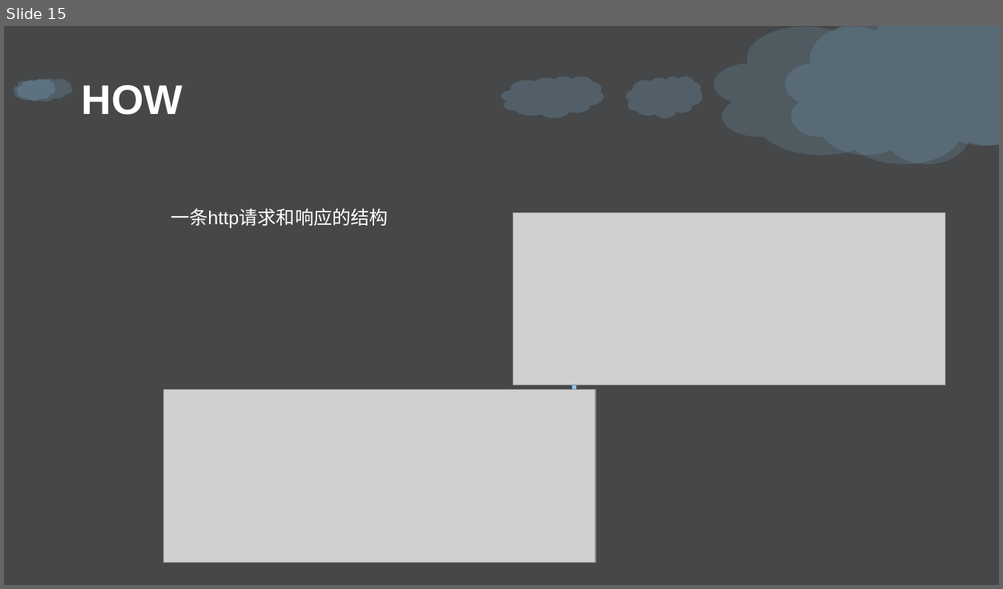
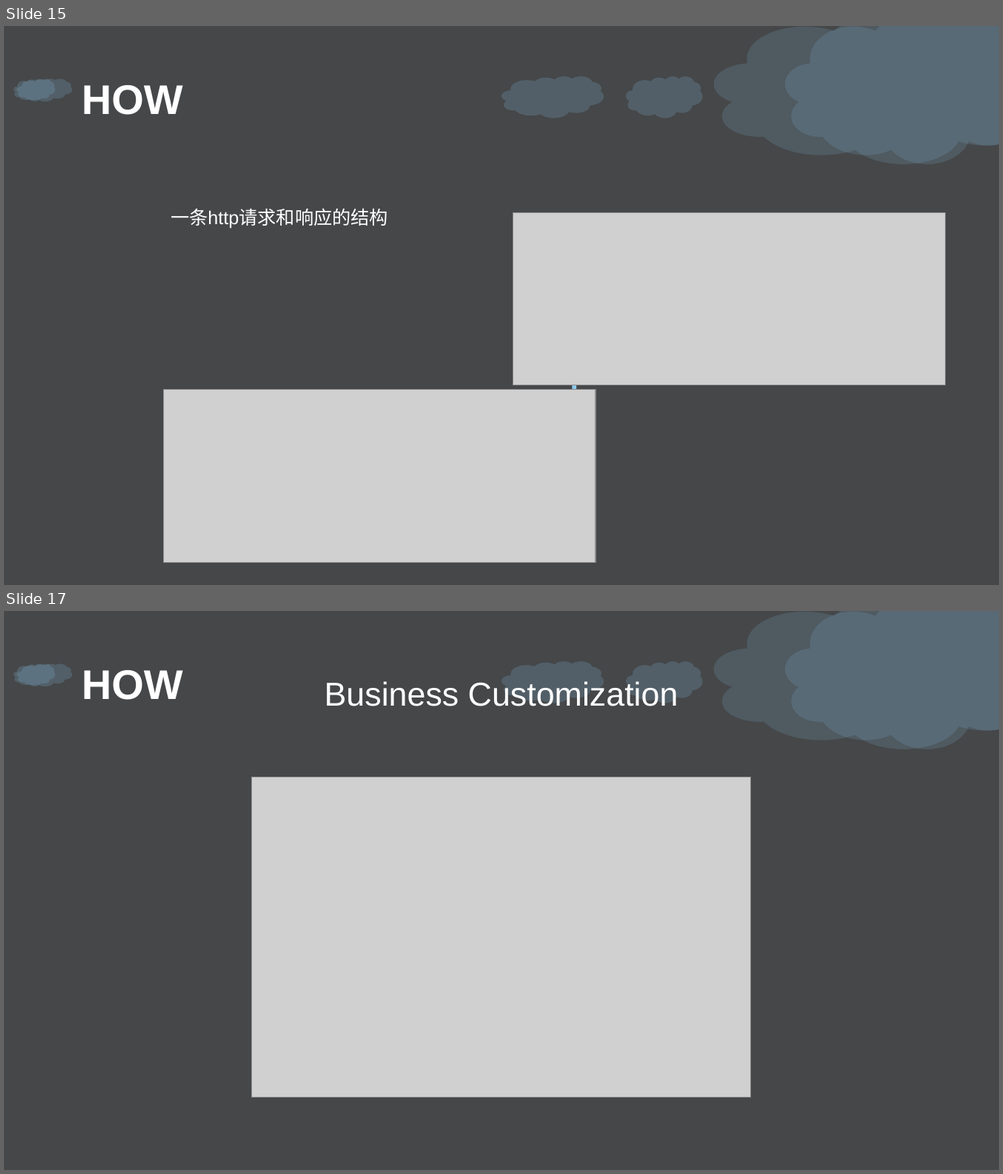
Before and after one commit to daisongsong1991/ppt, a slide deck: net_ppt.pptx. Shown one above the other, each under a label of ours: slide 15 before the commit, slides 15 and 17 after it; the slides between them are not shown. The pictures are 1003x589 and 1003x1174 pixels, drawn with LibreOffice and Linux fonts; fonts in the diff are those of the drawing; grey boxes stand for pictures; background and template pictures are left out. Boxes give left, top, right and bottom in pixels: in the first picture for what was removed or moved away, otherwise in the second. Text is boxed around its words. In the diff, an @@ line names an element or a change of style, - is before the commit and + after.

```diff
--- a/net_ppt.pptx
+++ b/net_ppt.pptx
@@ slide 17 added at (4,611,999,1170), background picture (left out); not listed: 6 template elements that a slide beside it also shows @@
@@ text added at (82,670,183,700), 40 pt, text #FFFFFF, bold @@
+HOW
@@ text added at (324,681,678,706), 32 pt, text #FFFFFF @@
+Business Customization
@@ picture added at (252,777,751,1097) @@
```
Also in this commit, not shown: 16 slides changed, 4 other slides added, 4 slides removed.
